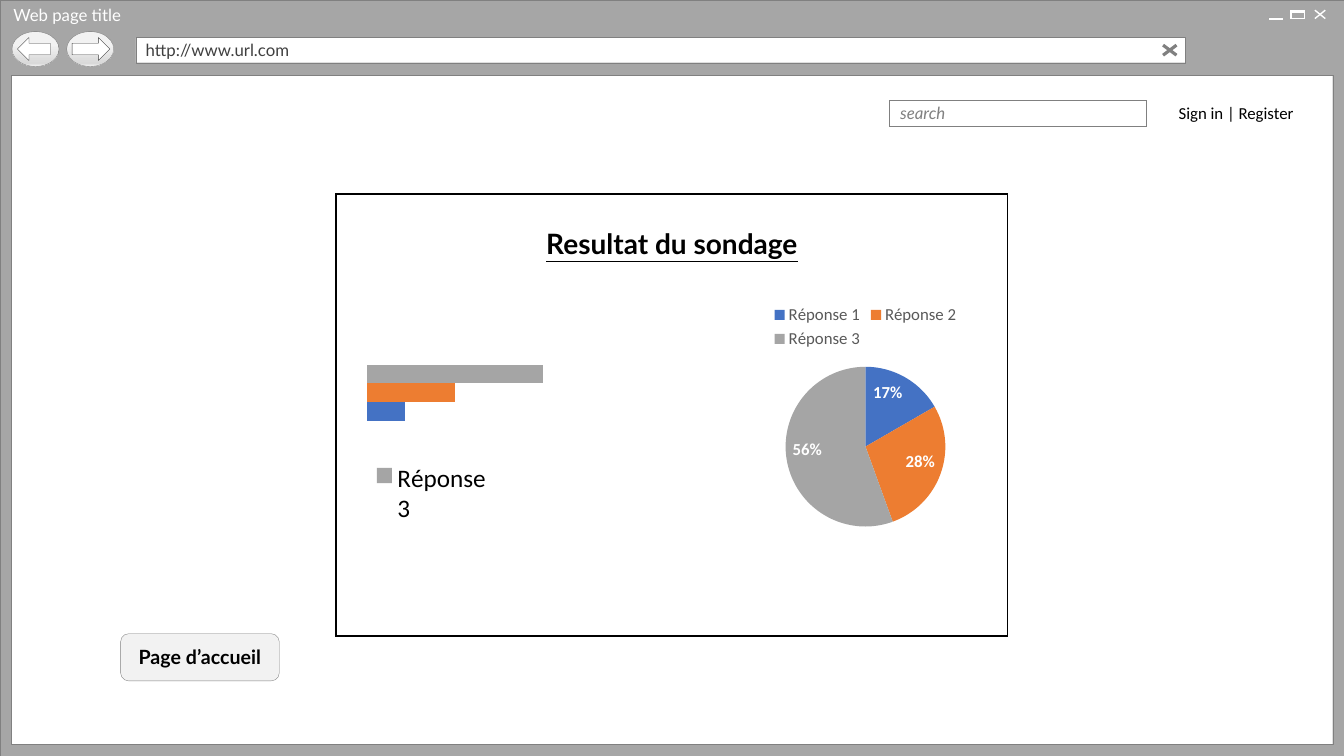
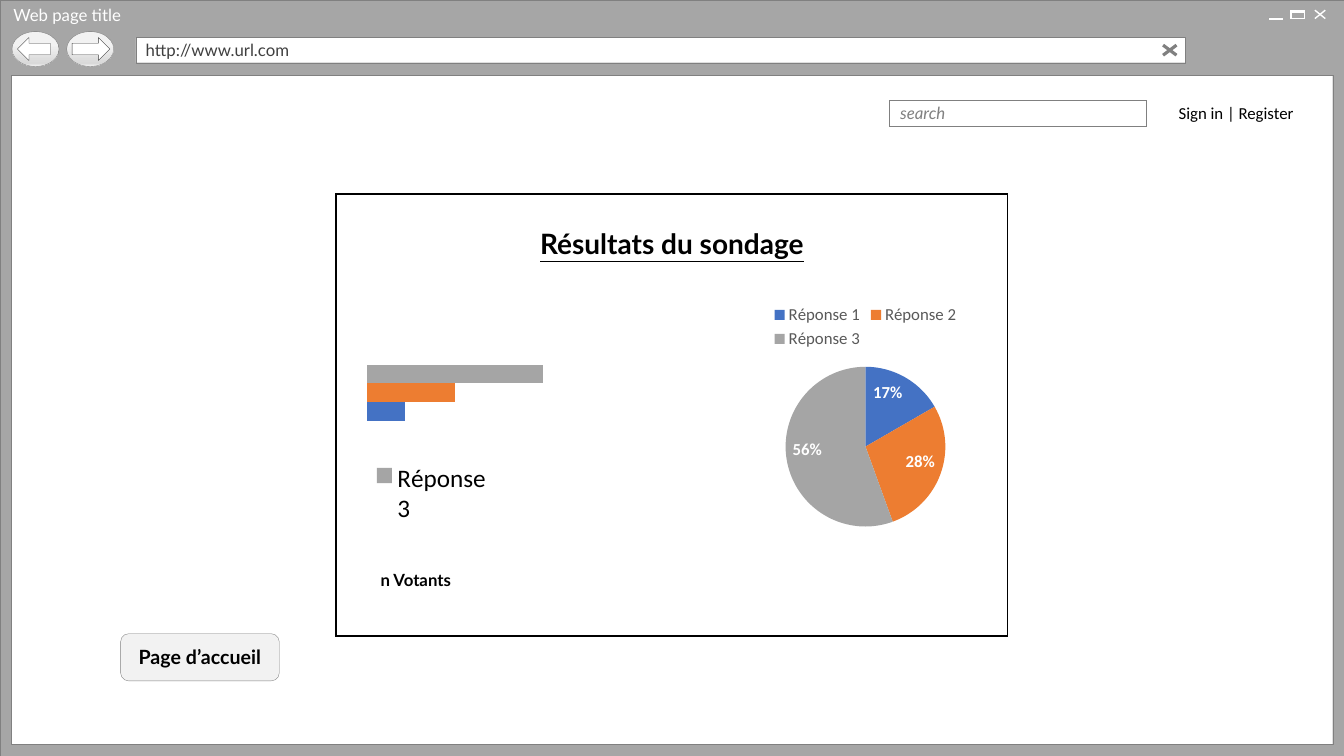
Before and after one commit to Holyz1988/PROJET1-ASP.NET, a slide deck: slide 29 of Page d’acceuil.pptx. Drawn at 1344x756 pixels with LibreOffice and Linux fonts; fonts in the diff are those of the drawing; background and template pictures are left out. Boxes give left, top, right and bottom in pixels: in the first picture for what was removed or moved away, otherwise in the second. Text is boxed around its words. In the diff, an @@ line names an element or a change of style, - is before the commit and + after.

```diff
--- a/Page d’acceuil.pptx
+++ b/Page d’acceuil.pptx
@@ text at [540, 233, 804, 259]: text changed @@
-Resultat du sondage
+Résultats du sondage
@@ text added at [381, 574, 451, 586], 12 pt, text #000000, bold @@
+n Votants
```
Also in this commit, not shown: 12 other slides changed, 7 other files.
